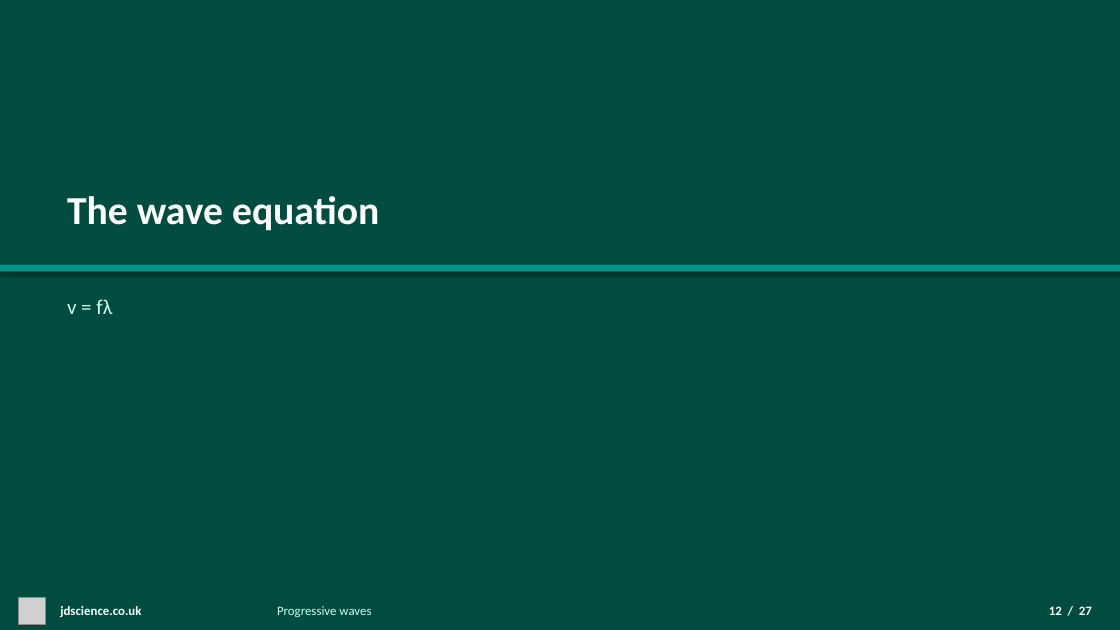
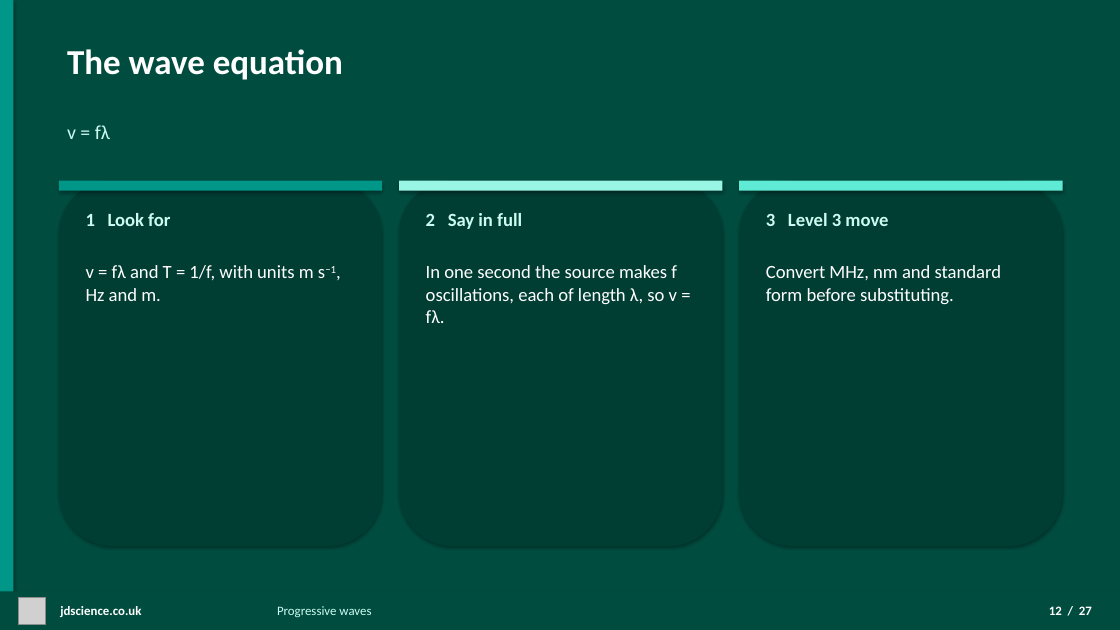
Before and after one commit to moky107/jdscience-website, a slide deck: slide 12 of content/lessons/progressive-waves/btec-unit-1-physics-progressive-waves.pptx. Drawn at 1120x630 pixels with LibreOffice and Linux fonts; fonts in the diff are those of the drawing; grey boxes stand for pictures. Boxes give left, top, right and bottom in pixels: in the first picture for what was removed or moved away, otherwise in the second. Text is boxed around its words. In the diff, an @@ line names an element or a change of style, - is before the commit and + after.

```diff
--- a/content/lessons/progressive-waves/btec-unit-1-physics-progressive-waves.pptx
+++ b/content/lessons/progressive-waves/btec-unit-1-physics-progressive-waves.pptx
@@ rectangle added at box(0, 0, 13, 630), fill #009688 @@
@@ text "The wave equation": place and size @@
-text "The wave equation" at box(67, 196, 379, 231)
+text "The wave equation" at box(67, 49, 343, 80)
@@ text "The wave equation" at box(67, 49, 343, 80): size 34 to 30 pt @@
@@ text "v = fλ": place and size @@
-text "v = fλ" at box(67, 299, 112, 314)
+text "v = fλ" at box(67, 125, 110, 139)
@@ text "v = fλ" at box(67, 125, 110, 139): size 18 to 17 pt @@
@@ rounded rectangle added at box(59, 181, 382, 546), fill #003D33 @@
@@ rectangle added at box(59, 181, 382, 191), fill #009688 @@
@@ rounded rectangle added at box(399, 181, 723, 546), fill #003D33 @@
@@ rectangle added at box(399, 181, 723, 191), fill #99F6E4 @@
@@ rounded rectangle added at box(739, 181, 1063, 546), fill #003D33 @@
@@ rectangle added at box(739, 181, 1063, 191), fill #5EEAD4 @@
@@ text added at box(86, 213, 170, 226), 16 pt, text #CCFBF1, bold @@
+1 Look for
@@ text added at box(426, 213, 522, 229), 16 pt, text #CCFBF1, bold @@
+2 Say in full
@@ text added at box(766, 213, 888, 226), 16 pt, text #CCFBF1, bold @@
+3 Level 3 move
@@ rectangle removed at box(0, 265, 1120, 271) @@
@@ text added at box(86, 265, 336, 301), 16 pt, text #FFFFFF @@
+v = fλ and T = 1/f, with units m s−1, Hz and m.
@@ text added at box(426, 265, 677, 323), 16 pt, text #FFFFFF @@
+In one second the source makes f oscillations, each of length λ, so v = fλ.
@@ text added at box(766, 265, 1001, 305), 16 pt, text #FFFFFF @@
+Convert MHz, nm and standard form before substituting.
```
Also in this commit, not shown: 7 other slides changed, 42 other files.
